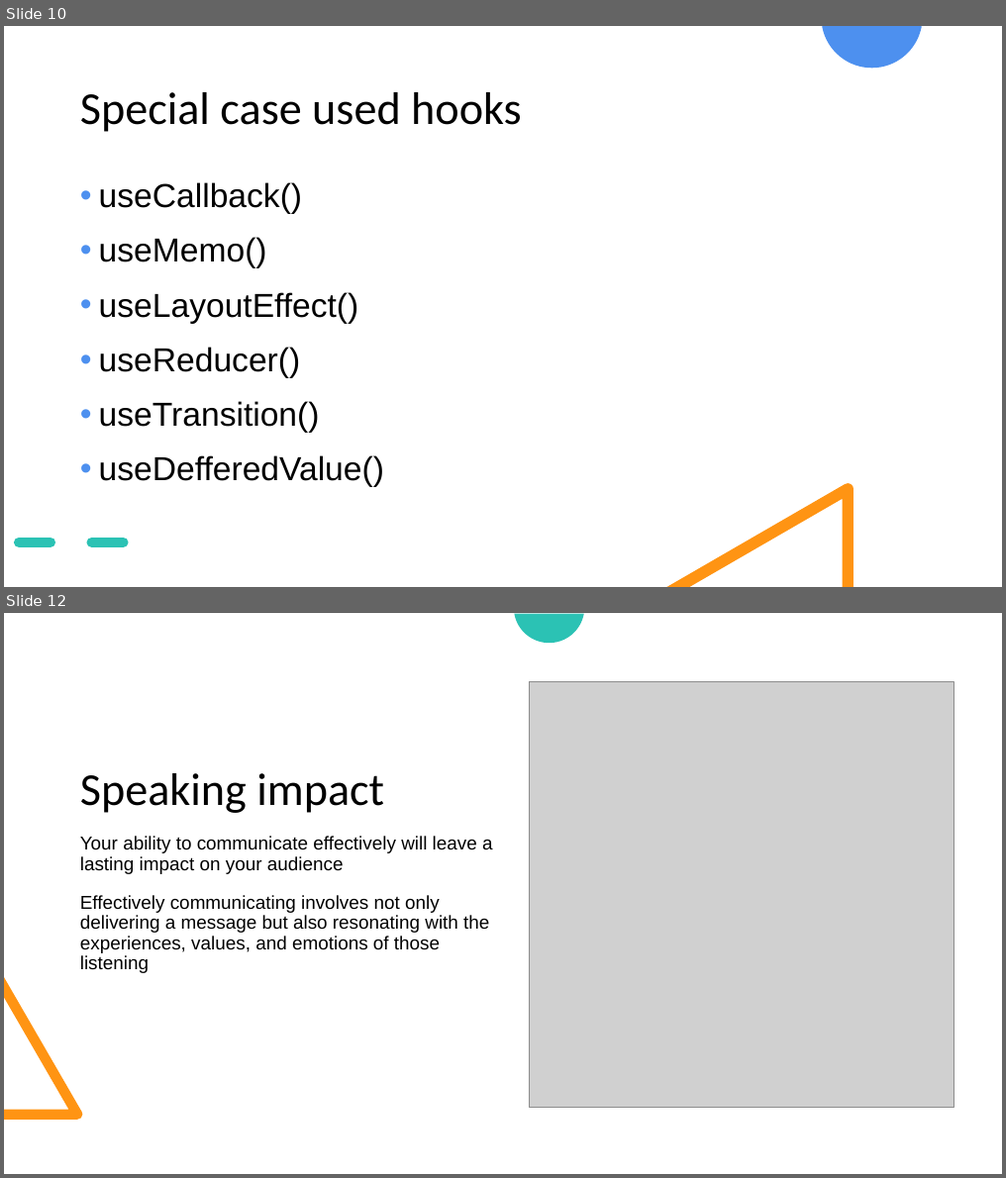
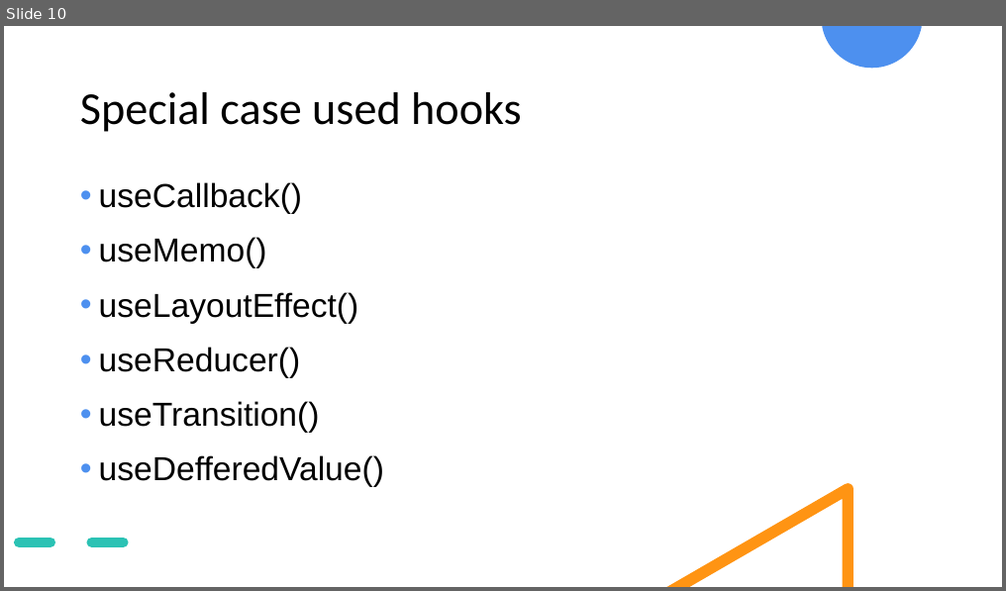
Before and after one commit to ompateldeveloper/learn-react-hooks, a slide deck: React & Hooks.pptx. Shown one above the other, each under a label of ours: slides 10 and 12 before the commit, slide 10 after it; the slides between them are not shown. The pictures are 1006x1178 and 1006x591 pixels, drawn with LibreOffice and Linux fonts; fonts in the diff are those of the drawing; grey boxes stand for pictures. Boxes give left, top, right and bottom in pixels: in the first picture for what was removed or moved away, otherwise in the second. Text is boxed around its words. In the diff, an @@ line names an element or a change of style, - is before the commit and + after.

```diff
--- a/React & Hooks.pptx
+++ b/React & Hooks.pptx
@@ slide 12 removed at (4, 613, 1002, 1174), background #FFFFFF @@
@@ freeform shape removed at (515, 614, 584, 643) @@
@@ picture removed at (529, 682, 954, 1107) @@
@@ title removed at (80, 773, 384, 813) @@
-Speaking impact
@@ text removed at (80, 836, 493, 973) @@
-Your ability to communicate effectively will leave a lasting impact on your audience
-Effectively communicating involves not only delivering a message but also resonating with the experiences, values, and emotions of those listening
@@ freeform shape removed at (4, 977, 82, 1120) @@
```
Also in this commit, not shown: 1 slide changed, 8 slides added, 4 other slides removed, 8 other files.
